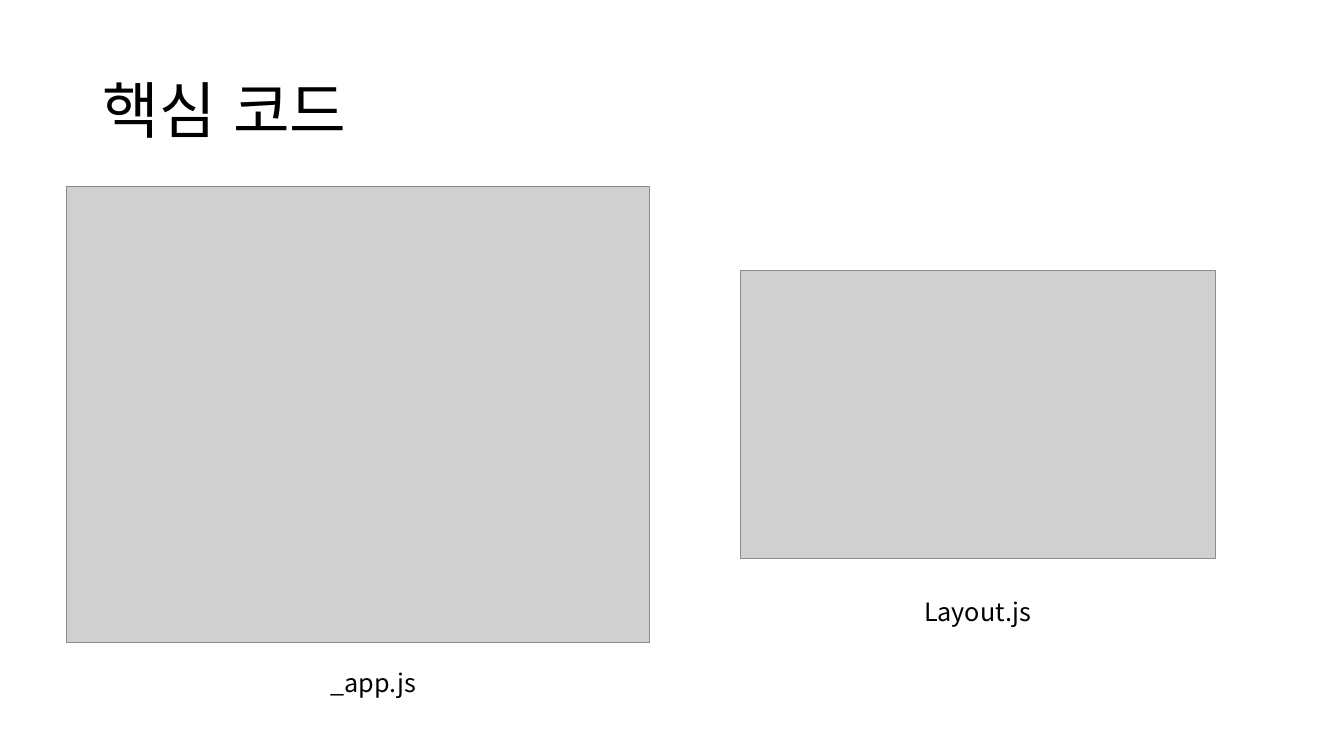
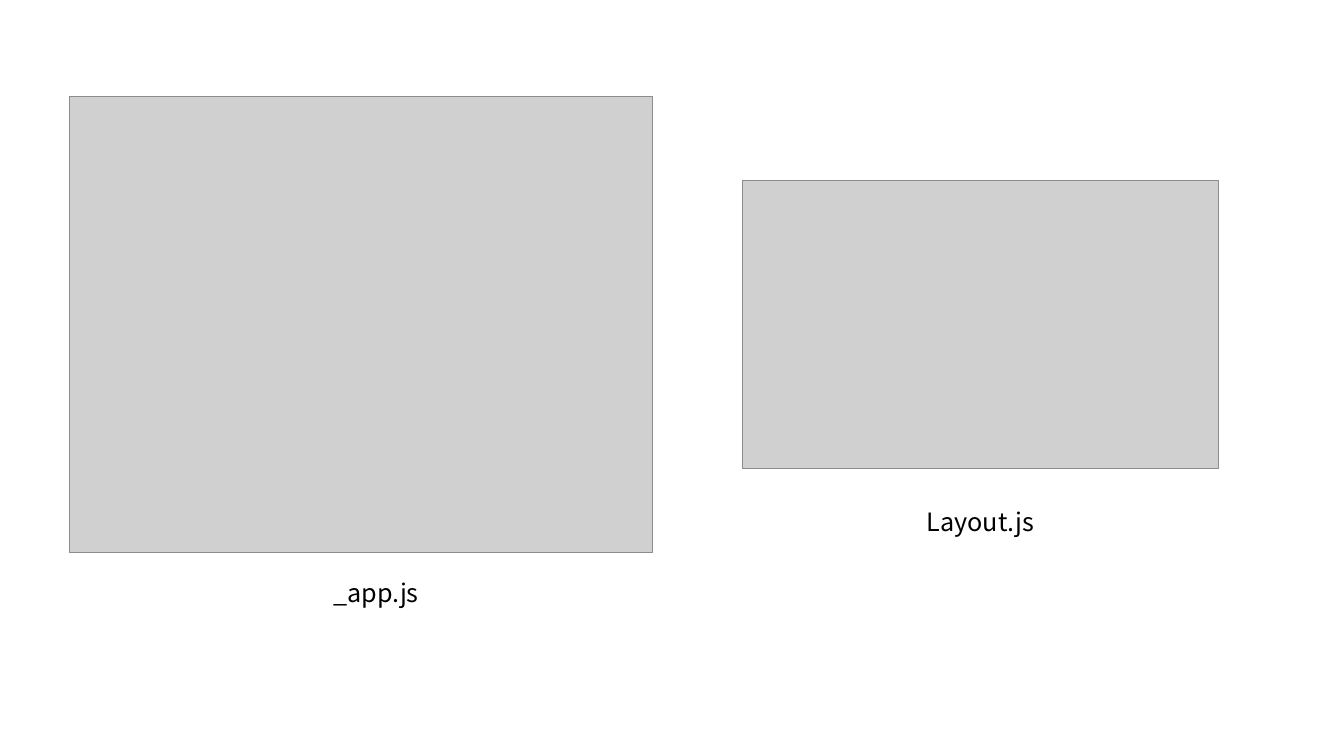
Before and after one commit to EastZero123/Work, a slide deck: slide 15 of ~2022-10-31 1인프로젝트/코드리뷰.pptx (slide 13 before the commit). Drawn at 1344x756 pixels with LibreOffice and Linux fonts; fonts in the diff are those of the drawing; grey boxes stand for pictures. Boxes give left, top, right and bottom in pixels: in the first picture for what was removed or moved away, otherwise in the second. Text is boxed around its words. In the diff, an @@ line names an element or a change of style, - is before the commit and + after.

```diff
--- a/~2022-10-31 1인프로젝트/코드리뷰.pptx
+++ b/~2022-10-31 1인프로젝트/코드리뷰.pptx
@@ title removed at box(102, 82, 346, 138) @@
-핵심 코드
@@ 2 pictures, 1 text: place and size @@
-2 pictures, 1 text at box(67, 187, 1216, 643)
+2 pictures, 1 text at box(70, 96, 1219, 553)
@@ text "_app.js": place and size @@
-text "_app.js" at box(330, 672, 416, 698)
+text "_app.js" at box(333, 582, 419, 608)
```
Also in this commit, not shown: 2 other slides changed, 2 slides added.
